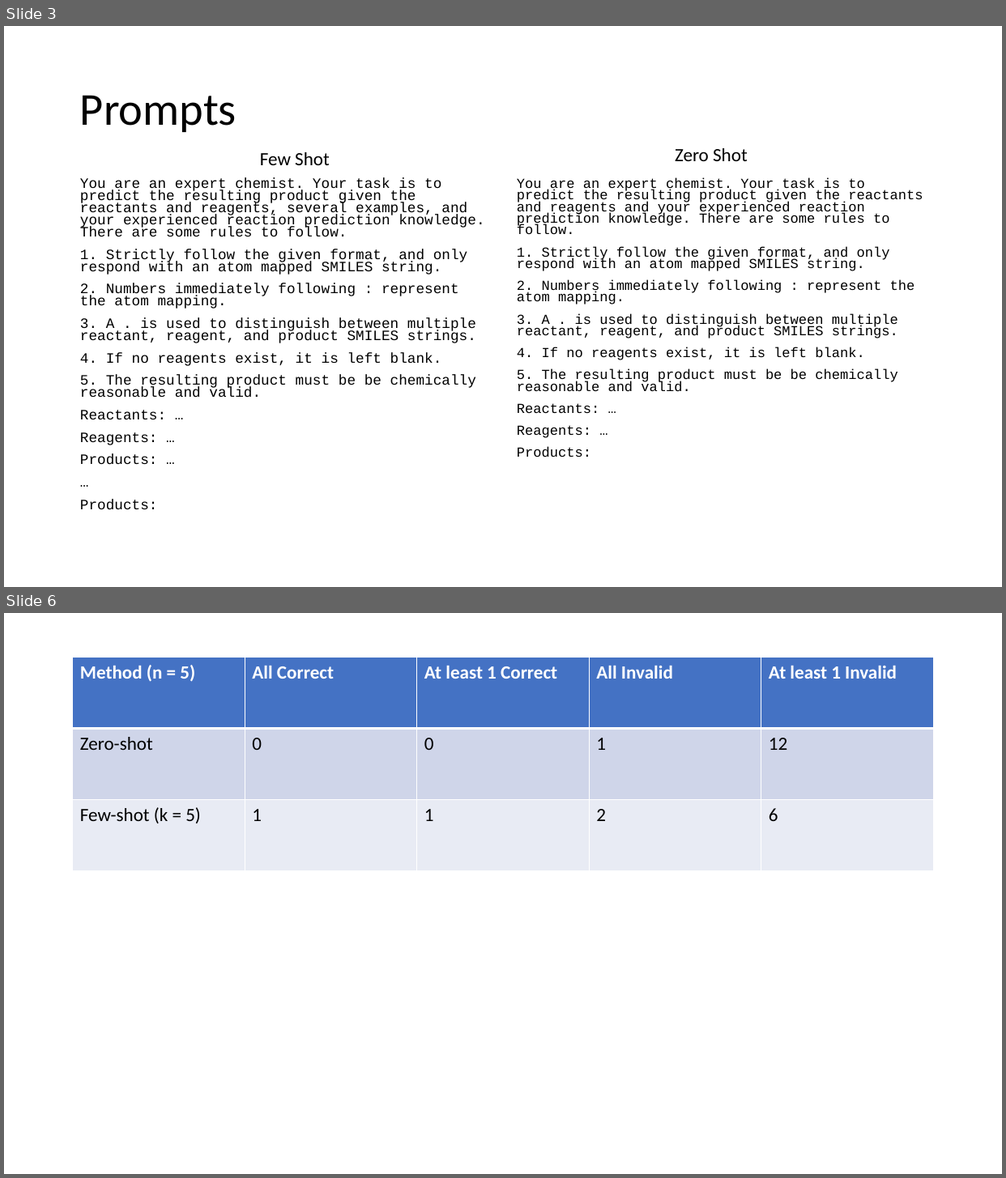
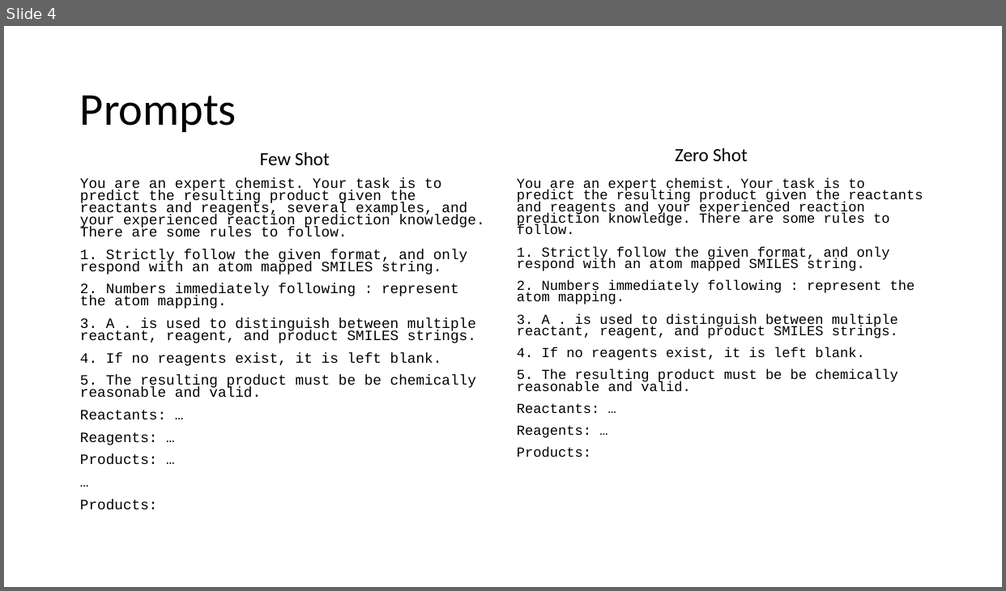
Before and after one commit to JohnDLee/ChemistryPE, a slide deck: pptx/6-13-2023.pptx. Shown one above the other, each under a label of ours: slides 3 and 6 before the commit, slide 4 after it; the slides between them are not shown. The pictures are 1006x1178 and 1006x591 pixels, drawn with LibreOffice and Linux fonts; fonts in the diff are those of the drawing. Boxes give left, top, right and bottom in pixels: in the first picture for what was removed or moved away, otherwise in the second. Text is boxed around its words. In the diff, an @@ line names an element or a change of style, - is before the commit and + after.

```diff
--- a/pptx/6-13-2023.pptx
+++ b/pptx/6-13-2023.pptx
@@ slide 6 removed at bbox=[4, 613, 1002, 1174], background #FFFFFF @@
@@ table removed at bbox=[73, 658, 934, 871], 3 rows, 5 columns @@
-Method (n = 5) | All Correct | At least 1 Correct | All Invalid | At least 1 Invalid
-Zero-shot | 0 | 0 | 1 | 12
-Few-shot (k = 5) | 1 | 1 | 2 | 6
@@ what was slide 3 is now slide 4 @@
```
Also in this commit, not shown: 7 slides added, 2 other slides removed, 12 other files.
